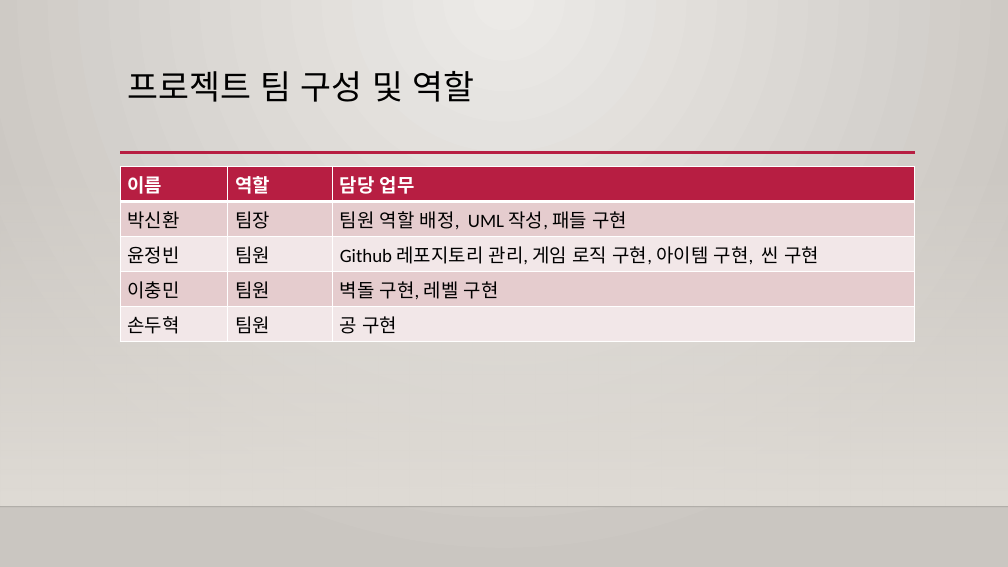
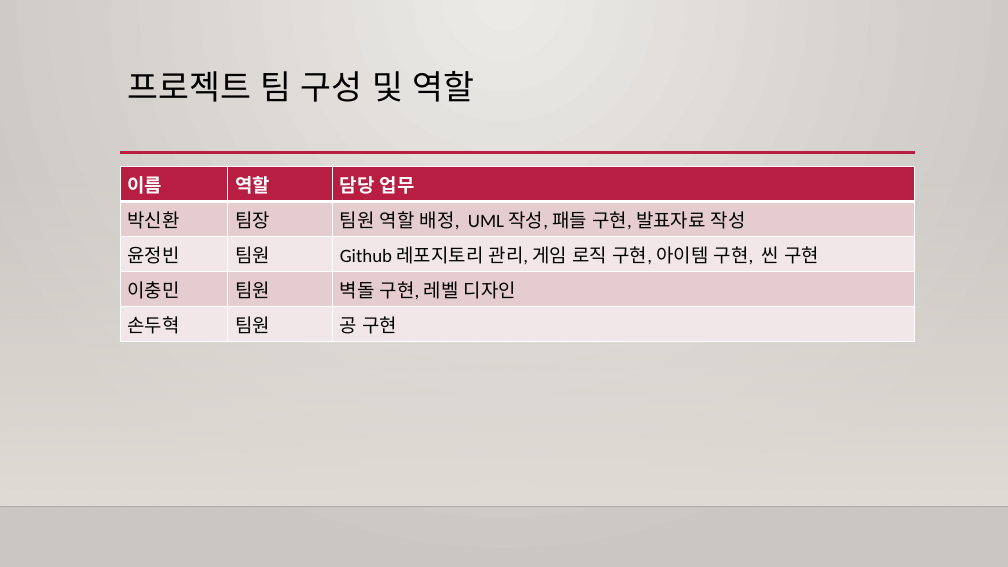
Before and after one commit to Bin2y/Break-Out, a slide deck: slide 4 of 결과보고서_B11팀(벽돌깨기).pptx. Drawn at 1008x567 pixels with LibreOffice and Linux fonts; fonts in the diff are those of the drawing; background and template pictures are left out. Boxes give left, top, right and bottom in pixels: in the first picture for what was removed or moved away, otherwise in the second. Text is boxed around its words. In the diff, an @@ line names an element or a change of style, - is before the commit and + after.

```diff
--- a/결과보고서_B11팀(벽돌깨기).pptx
+++ b/결과보고서_B11팀(벽돌깨기).pptx
@@ table at (120, 166, 914, 338) @@
-row 2, column 3: 팀원 역할 배정, UML 작성, 패들 구현
+row 2, column 3: 팀원 역할 배정, UML 작성, 패들 구현, 발표자료 작성
-row 4, column 3: 벽돌 구현, 레벨 구현
+row 4, column 3: 벽돌 구현, 레벨 디자인
```
Also in this commit, not shown: 6 other slides changed, 4 slides added.
